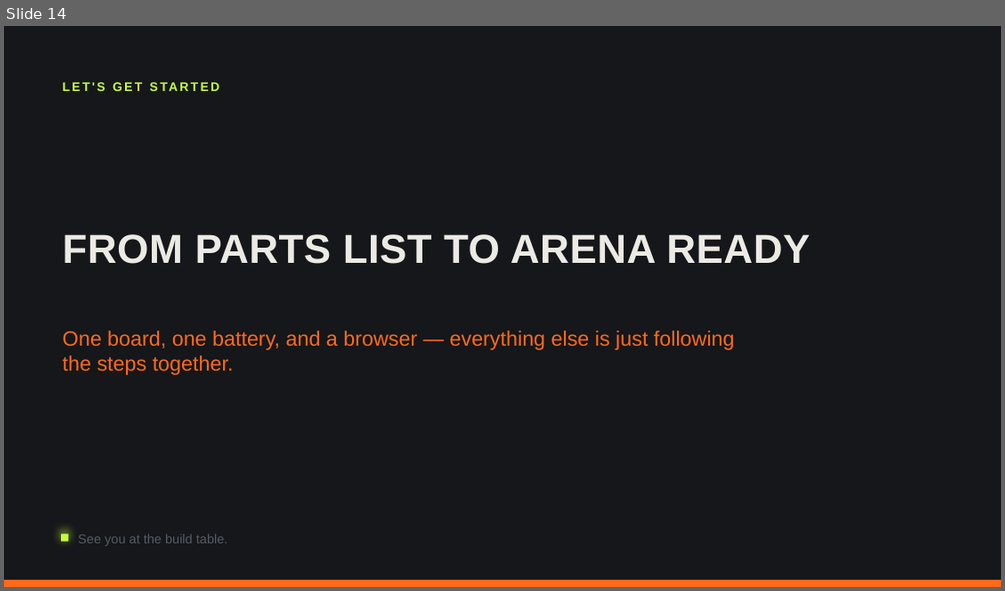
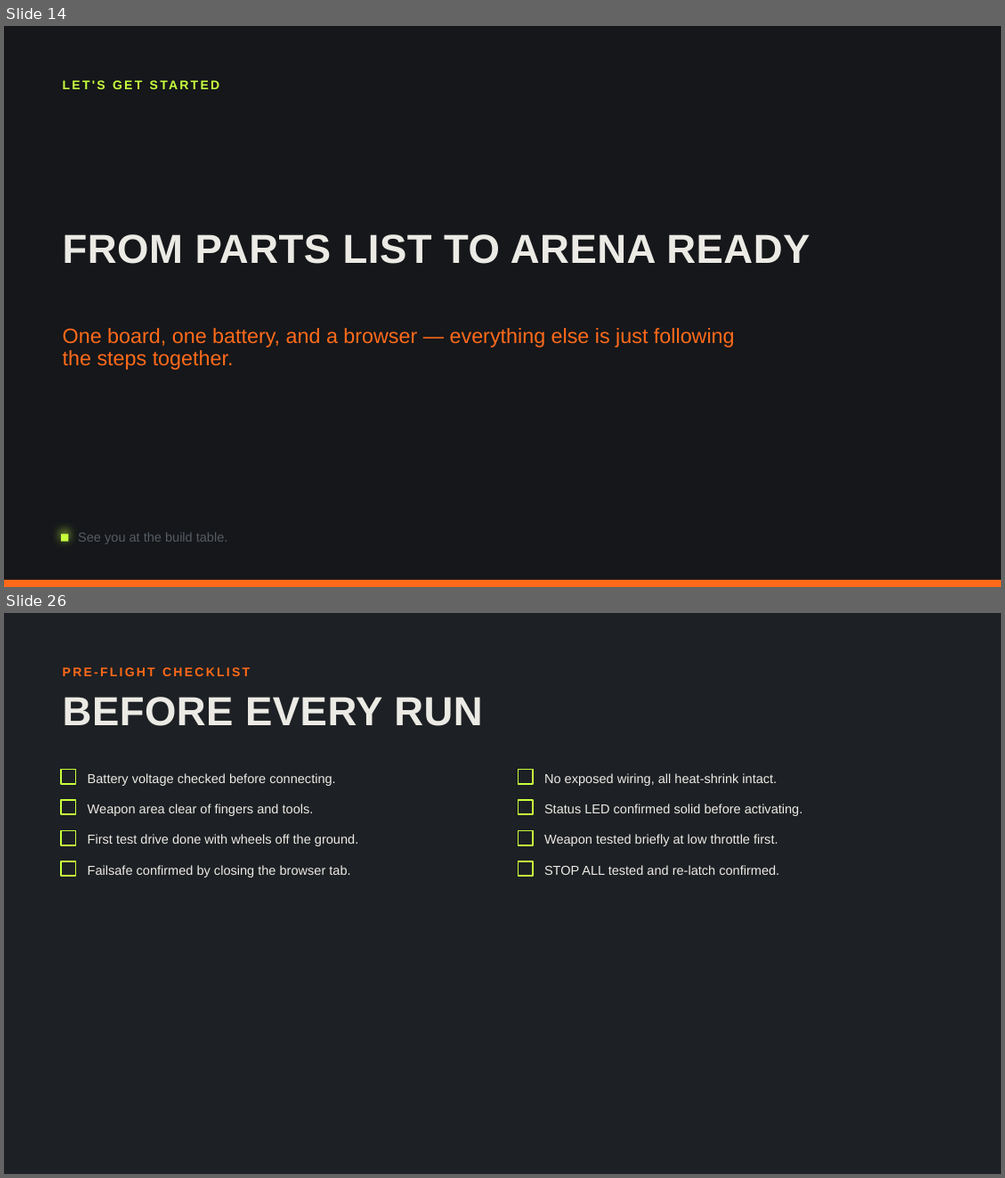
Before and after one commit to thefuzzman/WSP_YM_BB, a slide deck: Kickoff_Presentation.pptx. Shown one above the other, each under a label of ours: slide 14 before the commit, slides 14 and 26 after it; the slides between them are not shown. The pictures are 1005x591 and 1005x1178 pixels, drawn with LibreOffice and Linux fonts; fonts in the diff are those of the drawing. Boxes give left, top, right and bottom in pixels: in the first picture for what was removed or moved away, otherwise in the second. Text is boxed around its words. In the diff, an @@ line names an element or a change of style, - is before the commit and + after.

```diff
--- a/Kickoff_Presentation.pptx
+++ b/Kickoff_Presentation.pptx
@@ slide 26 added at box(4, 613, 1001, 1174), background #1D2024 @@
@@ text added at box(63, 667, 250, 676), 18 pt, text #FF6A1A, bold @@
+PRE-FLIGHT CHECKLIST
@@ text added at box(63, 697, 482, 726), 58.5 pt, text #ECEAE4, bold @@
+BEFORE EVERY RUN
@@ rectangle added at box(61, 770, 76, 784), outline #C8FF3D 2.25 pt @@
@@ rectangle added at box(518, 770, 533, 784), outline #C8FF3D 2.25 pt @@
@@ text added at box(88, 773, 335, 786), 18.7 pt, text #ECEAE4 @@
+Battery voltage checked before connecting.
@@ text added at box(544, 773, 777, 786), 18.7 pt, text #ECEAE4 @@
+No exposed wiring, all heat-shrink intact.
@@ rectangle added at box(61, 800, 76, 814), outline #C8FF3D 2.25 pt @@
@@ text added at box(88, 803, 314, 816), 18.7 pt, text #ECEAE4 @@
+Weapon area clear of fingers and tools.
@@ rectangle added at box(518, 800, 533, 814), outline #C8FF3D 2.25 pt @@
@@ text added at box(544, 803, 802, 816), 18.7 pt, text #ECEAE4 @@
+Status LED confirmed solid before activating.
@@ rectangle added at box(61, 830, 76, 844), outline #C8FF3D 2.25 pt @@
@@ text added at box(88, 834, 358, 846), 18.7 pt, text #ECEAE4 @@
+First test drive done with wheels off the ground.
@@ rectangle added at box(518, 830, 533, 844), outline #C8FF3D 2.25 pt @@
@@ text added at box(544, 834, 777, 846), 18.7 pt, text #ECEAE4 @@
+Weapon tested briefly at low throttle first.
@@ rectangle added at box(61, 861, 76, 876), outline #C8FF3D 2.25 pt @@
@@ text added at box(88, 865, 350, 877), 18.7 pt, text #ECEAE4 @@
+Failsafe confirmed by closing the browser tab.
@@ rectangle added at box(518, 861, 533, 876), outline #C8FF3D 2.25 pt @@
@@ text added at box(544, 865, 779, 875), 18.7 pt, text #ECEAE4 @@
+STOP ALL tested and re-latch confirmed.
@@ slide 14 changed as well @@
@@ text "LET'S GET STARTED" at box(97, 80, 105, 89): line spacing 1 to 0.9 @@
@@ text "One board, one battery, and ..." at box(63, 328, 735, 370): line spacing 1 to 0.9 @@
@@ text "See you at the build ..." at box(78, 532, 228, 544): size 18.8 to 18.7 pt; line spacing 1 to 0.9 @@
```
Also in this commit, not shown: 13 other slides changed, 13 other slides added.
